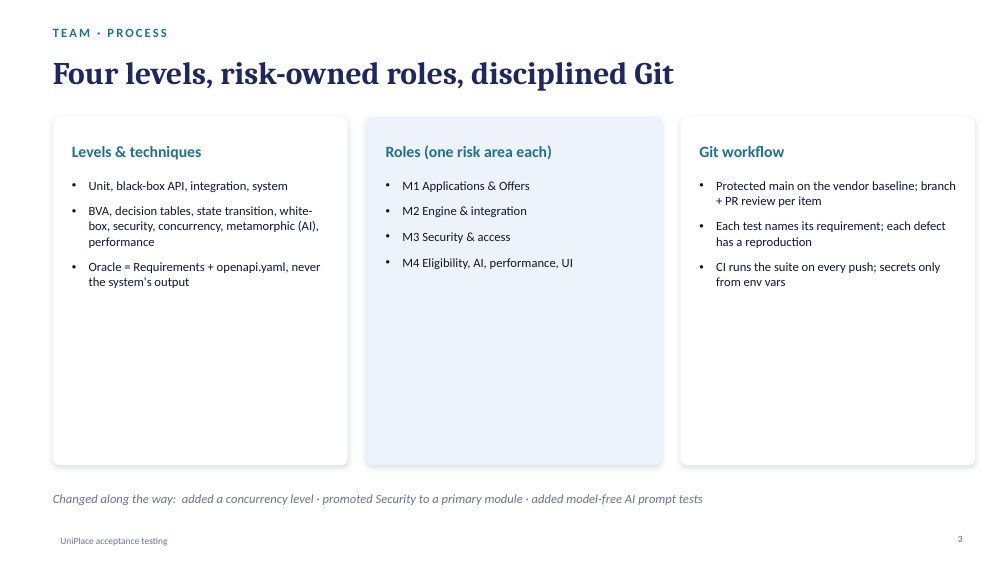
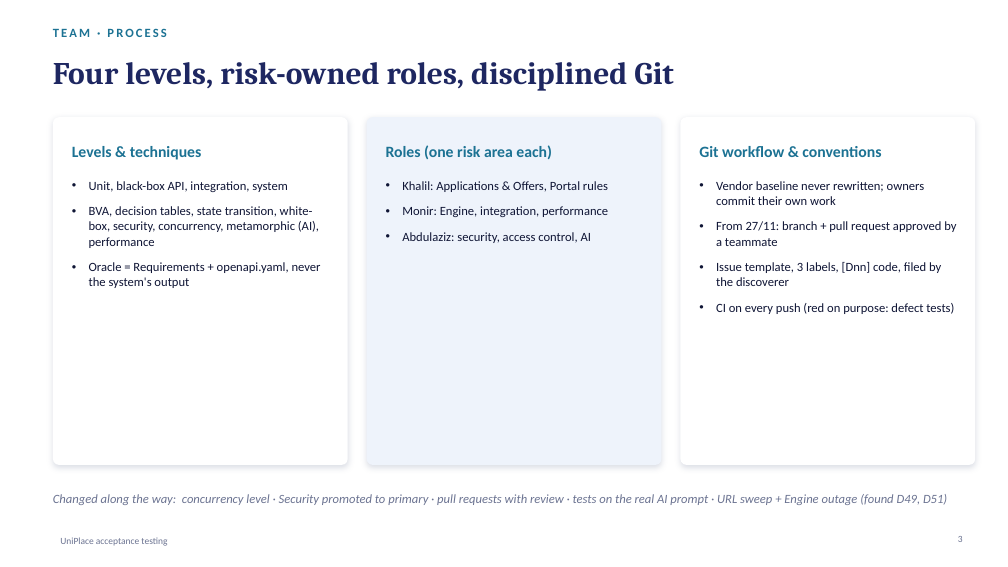
Before and after one commit to Khalil-Zakout/INFS4202, a slide deck: slide 3 of docs/presentation.pptx. Drawn at 1008x567 pixels with LibreOffice and Linux fonts; fonts in the diff are those of the drawing. Boxes give left, top, right and bottom in pixels: in the first picture for what was removed or moved away, otherwise in the second. Text is boxed around its words. In the diff, an @@ line names an element or a change of style, - is before the commit and + after.

Commit message:
Final QA update: D49-D52, GitHub issue numbers, Windows runner, Git workflow, cleanup

```diff
--- a/docs/presentation.pptx
+++ b/docs/presentation.pptx
@@ text at [699,146,881,157]: text changed @@
-Git workflow
+Git workflow & conventions
@@ text at [402,181,608,243]: text changed @@
-• M1 Applications & Offers
-• M2 Engine & integration
-• M3 Security & access
-• M4 Eligibility, AI, performance, UI
+• Khalil: Applications & Offers, Portal rules
+• Monir: Engine, integration, performance
+• Abdulaziz: security, access control, AI
@@ text at [716,181,956,314]: text changed @@
-• Protected main on the vendor baseline; branch + PR review per item
-• Each test names its requirement; each defect has a reproduction
-• CI runs the suite on every push; secrets only from env vars
+• Vendor baseline never rewritten; owners commit their own work
+• From 27/11: branch + pull request approved by a teammate
+• Issue template, 3 labels, [Dnn] code, filed by the discoverer
+• CI on every push (red on purpose: defect tests)
@@ text at [53,494,947,505]: text changed @@
-Changed along the way: added a concurrency level · promoted Security to a primary module · added model-free AI prompt tests
+Changed along the way: concurrency level · Security promoted to primary · pull requests with review · tests on the real AI prompt · URL sweep + Engine outage (found D49, D51)
```
Also in this commit, not shown: 9 other slides changed, 49 other files.
